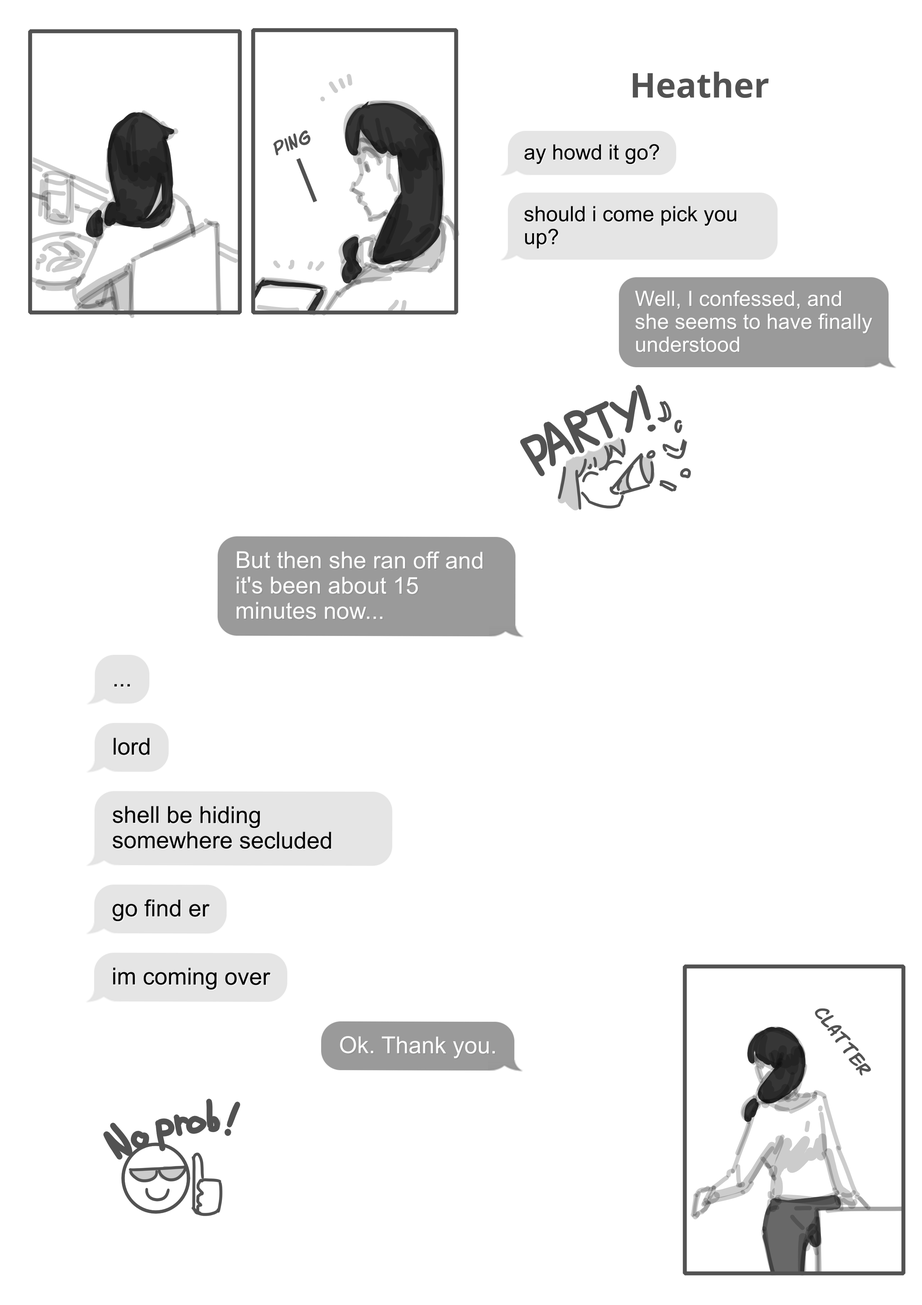
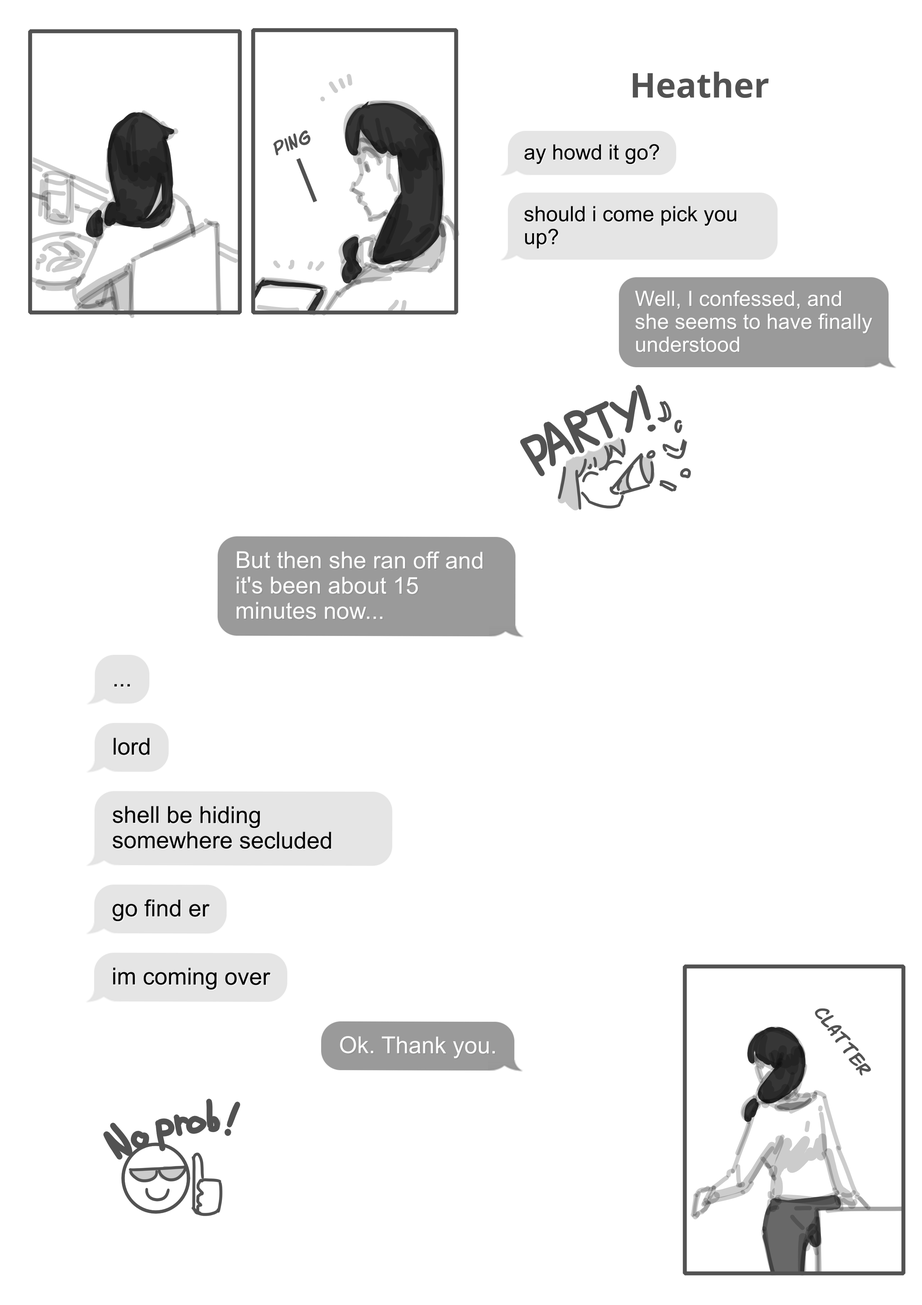
Layered file, before and after one edit (922x1305). Changes by layer:
painted on "2024.05.17 13:54:04.png" over [438, 223, 813, 1111]
painted on "Paint Layer 6" over [438, 223, 813, 1111]
painted on "Paint Layer 4" over [438, 223, 813, 1111]
